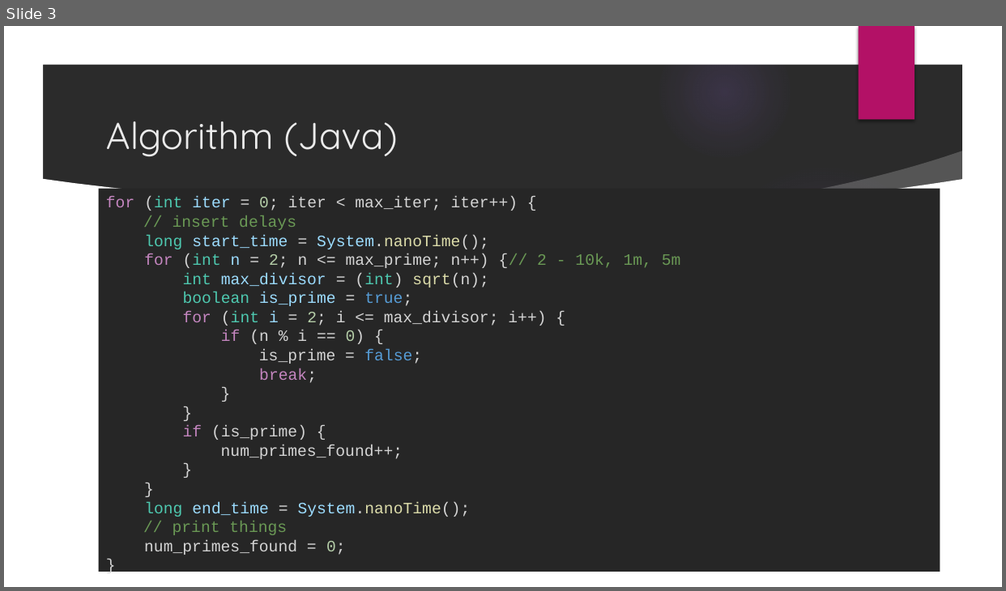
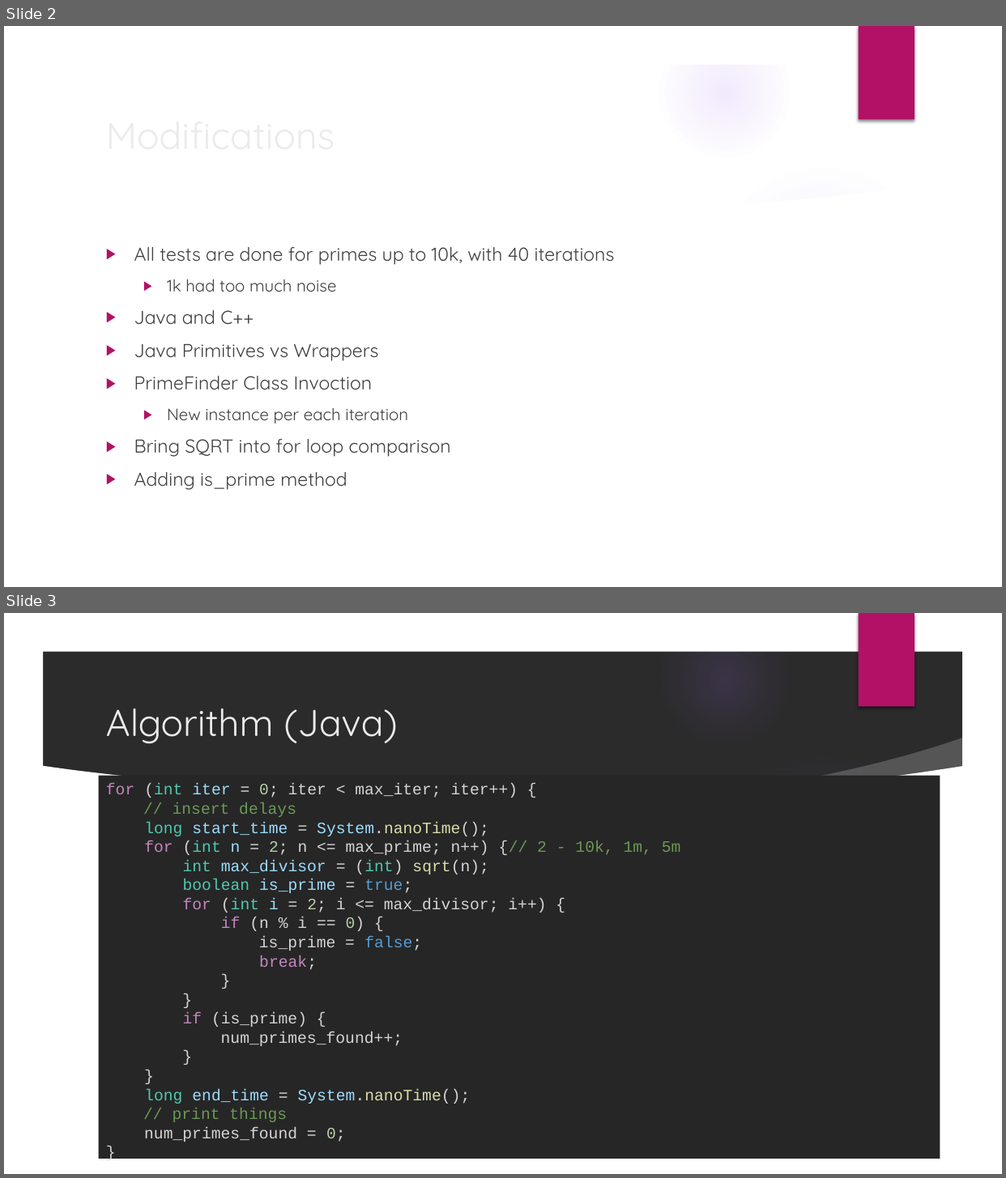
Before and after one commit to afeldscher/PerformanceDesignPatterns, a slide deck: prime_test/Prime Results_Objects.pptx. Shown one above the other, each under a label of ours: slide 3 before the commit, slides 2 and 3 after it. The pictures are 1006x591 and 1006x1178 pixels, drawn with LibreOffice and Linux fonts; fonts in the diff are those of the drawing; background and template pictures are left out; a plain dark background stands for a picture behind light text. Boxes give left, top, right and bottom in pixels: in the first picture for what was removed or moved away, otherwise in the second. Text is boxed around its words. In the diff, an @@ line names an element or a change of style, - is before the commit and + after.

```diff
--- a/prime_test/Prime Results_Objects.pptx
+++ b/prime_test/Prime Results_Objects.pptx
@@ slide 2 added at <box>4,26,1002,587</box>, background picture (left out); not listed: 9 template elements that a slide beside it also shows @@
@@ title added at <box>98,105,816,163</box>, 36 pt, text #EBEBEB @@
+Modifications
@@ text added at <box>134,247,615,490</box>, 18 pt, text #404040 @@
+▶ All tests are done for primes up to 10k, with 40 iterations
+  ▶ 1k had too much noise
+▶ Java and C++
+▶ Java Primitives vs Wrappers
+▶ PrimeFinder Class Invoction
+  ▶ New instance per each iteration
+▶ Bring SQRT into for loop comparison
+▶ Adding is_prime method
```
Also in this commit, not shown: 6 slides changed, 10 other slides added, 2 slides removed, 1 other file.
